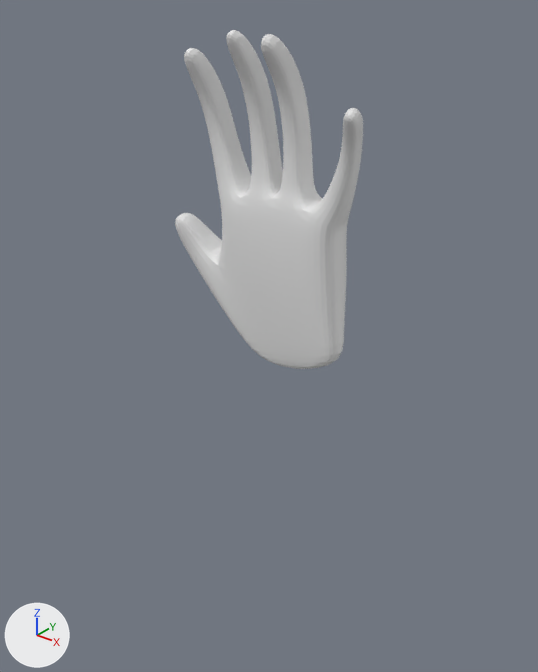
Before and after pictures for a commit that changed the Blender file hand.blend.
Camera for both pictures: a camera (50 mm lens) standing at (5.6, -7.26, 3.59) and looking at (-0.3, 0.11, -0.98). The axes (+X, +Y, +Z) are drawn at lower left. The lights are the same throughout.
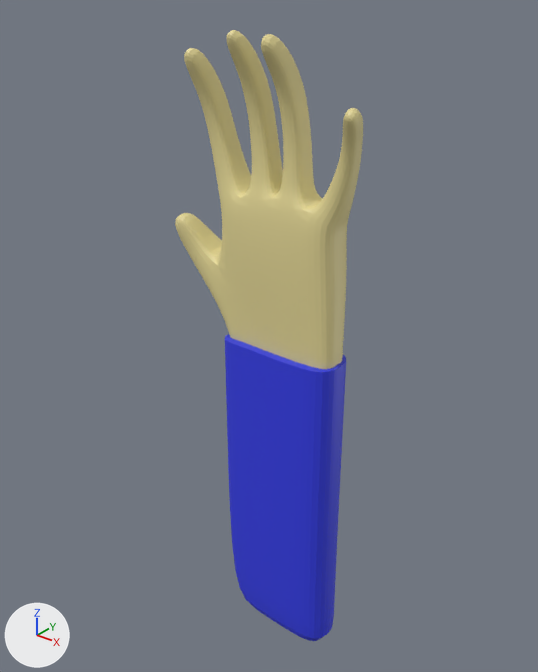
Commit message: added sleeve

Pixel boxes (x1, y1, x2, y2) of what changed, in the pictures (538 x 672 px):
'Cube', recoloured, reshaped (white to beige)
    both: (175, 30, 363, 369)
'Sleeve', added (blue)
    after: (225, 334, 346, 641)
part 1 of me_cube, built on
    both: (202, 266, 346, 369)

Diff of the bpy script that builds the scene:
```diff
--- a/hand.blend.py
+++ b/hand.blend.py
@@ mat_material @@
 mat_material = principled_material('Material')
-mat_material.base_color = (0.8, 0.8, 0.8)  # white #e7e7e7
+mat_material.base_color = (0.8, 0.702, 0.315)  # beige #e7da98
@@ mat_sleeve @@
+mat_sleeve = principled_material('Sleeve')
+mat_sleeve.base_color = (0.035, 0.048, 0.8)  # blue #353ee7
@@ me_cube @@
 # used by ob_cube; location = (0.0, 0.0, 0.0)
-me_cube.from_pydata(...)  # 178 vertices, 172 faces; spans x -1.76..1.29, y -0.69..0.4, z -1.37..3.08
+me_cube.from_pydata(...)  # 206 vertices, 200 faces; spans x -1.76..1.29, y -0.69..0.4, z -5.76..3.08
+# me_cube part 1
+# 12 vertices are removed from x -0.2..0.96, y -0.17..0.17, z -1.32..-1.03
+# 16 faces are deleted
+# 16 vertices move from x -0.68..1.09, y -0.24..0.25, z -1.37..-0.56 to x -0.68..0.92, y -0.24..0.25, z -2.31..-1.0
+# 14 vertices are added at x -0.28..1.09, y -0.17..0.17, z -5.76
+# 12 new vertices lie (0.0, 0.0, -1.31) away from vertices in x -0.68..0.92, y -0.24..0.25, z -0.94..-0.56
+# 14 new vertices lie (0.0, 0.0, -3.45) away from vertices in x -0.68..1.09, y -0.24..0.25, z -2.31..-1.06
+# 44 new faces join them
 me_cube.materials.append(mat_material)
@@ me_cube_001 @@
+me_cube_001.from_pydata(...)  # 56 vertices, 44 faces; spans x -0.77..1.01, y -0.24..0.25, z -5.77..-1.01
+me_cube_001.materials.append(mat_sleeve)  # blue #353ee7
@@ ob_sleeve @@
+ob_sleeve = bpy.data.objects.new('Sleeve', me_cube_001)
+ob_sleeve.location = (0.0, 0.0, 0.0)
+_m = ob_sleeve.modifiers.new('Subdivision', 'SUBSURF')
+_m = ob_sleeve.modifiers.new('Solidify', 'SOLIDIFY')
+_m.thickness = 0.25
+_m.offset = 0.0
```
